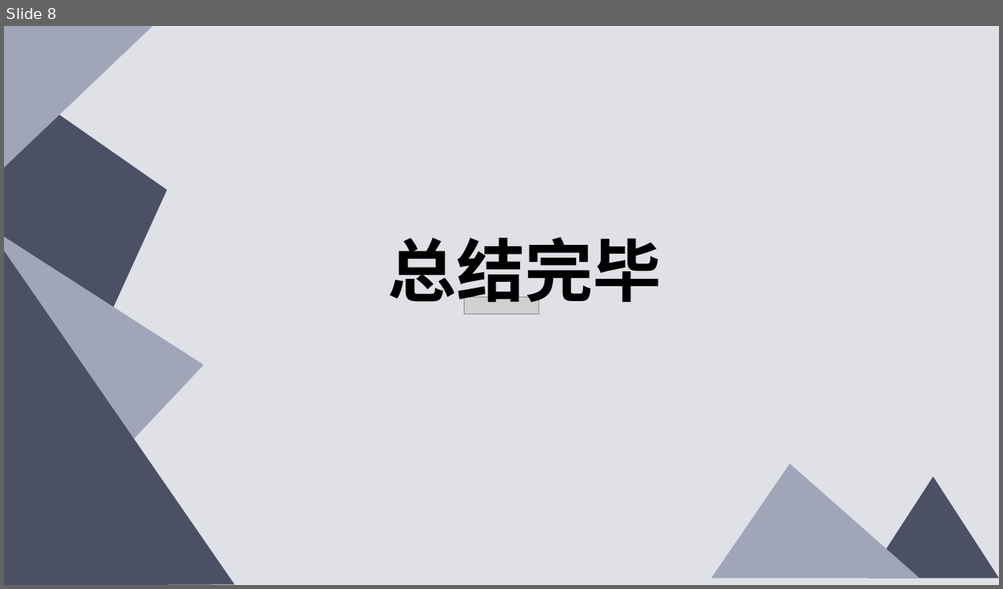
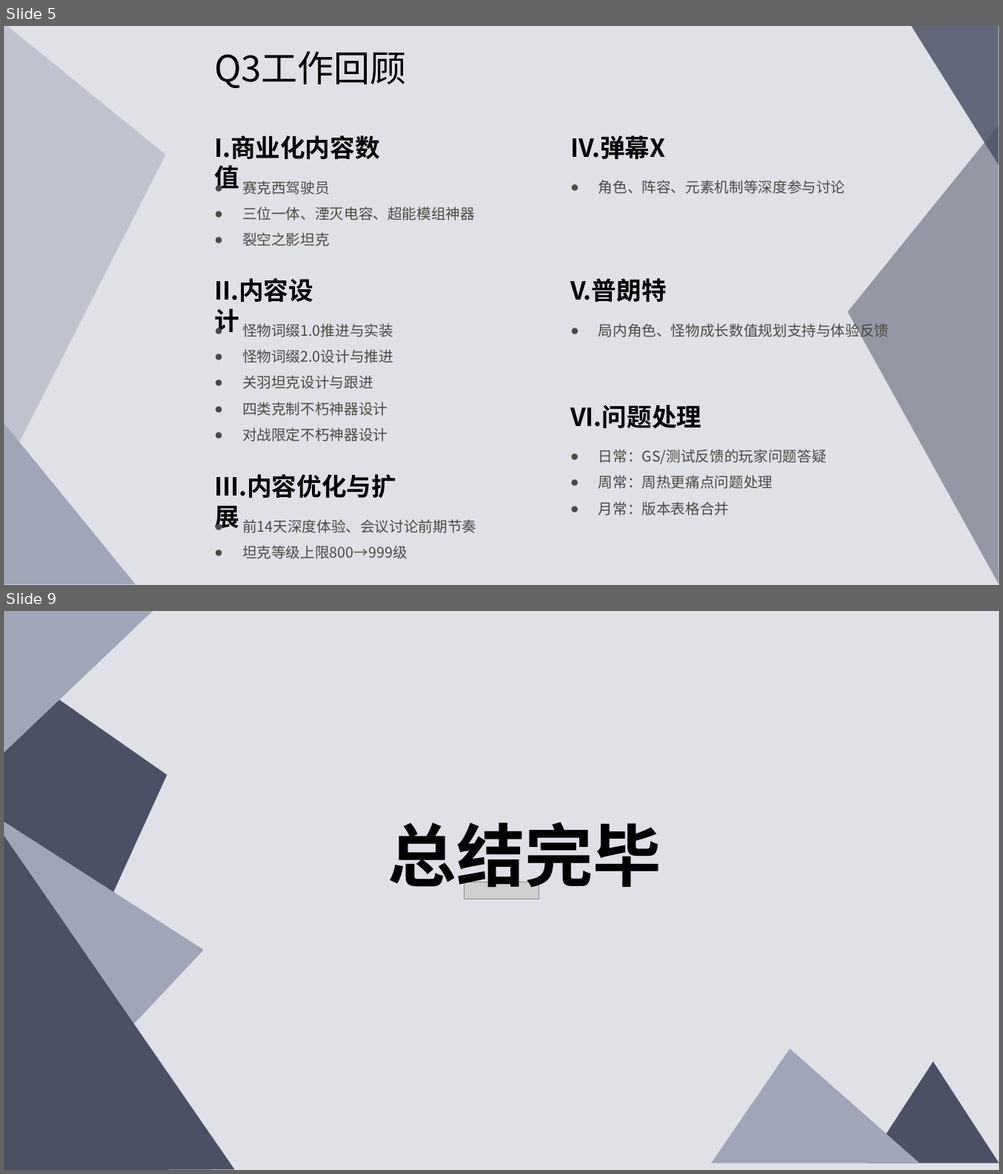
Before and after one commit to qilin0433/Myfile, a slide deck: 总结报告/祁麟2022Q4年度工作总结.pptx. Shown one above the other, each under a label of ours: slide 8 before the commit, slides 5 and 9 after it; the slides between them are not shown. The pictures are 1003x589 and 1003x1174 pixels, drawn with LibreOffice and Linux fonts; fonts in the diff are those of the drawing; grey boxes stand for pictures. Boxes give left, top, right and bottom in pixels: in the first picture for what was removed or moved away, otherwise in the second. Text is boxed around its words. In the diff, an @@ line names an element or a change of style, - is before the commit and + after.

```diff
--- a/总结报告/祁麟2022Q4年度工作总结.pptx
+++ b/总结报告/祁麟2022Q4年度工作总结.pptx
@@ slide 5 added at (4,26,999,585), background #DFE1E7 @@
@@ triangle added at (4,26,166,473), fill #A0A5B8 at 49% opacity @@
@@ triangle added at (910,26,999,165), fill #4B5064 at 84% opacity @@
@@ text added at (214,51,407,88), 35 pt, text #000000 @@
+Q3工作回顾
@@ text added at (214,136,380,192), 24 pt, text #000000, bold @@
+I.商业化内容数值
@@ text added at (570,136,665,159), 24 pt, text #000000, bold @@
+IV.弹幕X
@@ triangle added at (848,126,998,585), fill #4B5064 at 50% opacity @@
@@ text added at (242,181,475,247), 14 pt, text #4E4843 @@
+● 赛克西驾驶员
+● 三位一体、湮灭电容、超能模组神器
+● 裂空之影坦克
@@ text added at (598,180,845,194), 14 pt, text #4E4843 @@
+● 角色、阵容、元素机制等深度参与讨论
@@ text added at (214,278,313,335), 24 pt, text #000000, bold @@
+II.内容设计
@@ text added at (570,278,666,302), 24 pt, text #000000, bold @@
+V.普朗特
@@ text added at (242,323,393,442), 14 pt, text #4E4843 @@
+● 怪物词缀1.0推进与实装
+● 怪物词缀2.0设计与推进
+● 关羽坦克设计与跟进
+● 四类克制不朽神器设计
+● 对战限定不朽神器设计
@@ text added at (598,321,889,340), 14 pt, text #4E4843 @@
+● 局内角色、怪物成长数值规划支持与体验反馈
@@ triangle added at (4,423,136,585), fill #A0A5B8 @@
@@ text added at (570,405,701,429), 24 pt, text #000000, bold @@
+VI.问题处理
@@ text added at (598,449,826,516), 14 pt, text #4E4843 @@
+● 日常：GS/测试反馈的玩家问题答疑
+● 周常：周热更痛点问题处理
+● 月常：版本表格合并
@@ text added at (214,474,396,531), 24 pt, text #000000, bold @@
+III.内容优化与扩展
@@ text added at (242,520,476,560), 14 pt, text #4E4843 @@
+● 前14天深度体验、会议讨论前期节奏
+● 坦克等级上限800→999级
@@ what was slide 8 is now slide 9 @@
```
Also in this commit, not shown: 3 slides changed, 4 other slides added, 4 slides removed, 5 other files.
